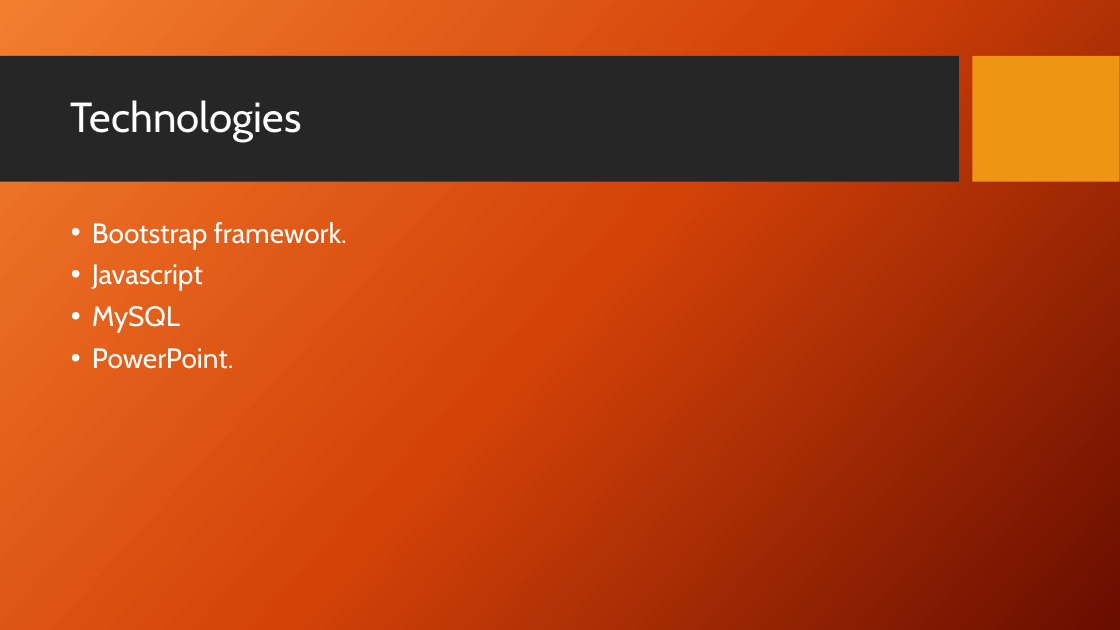
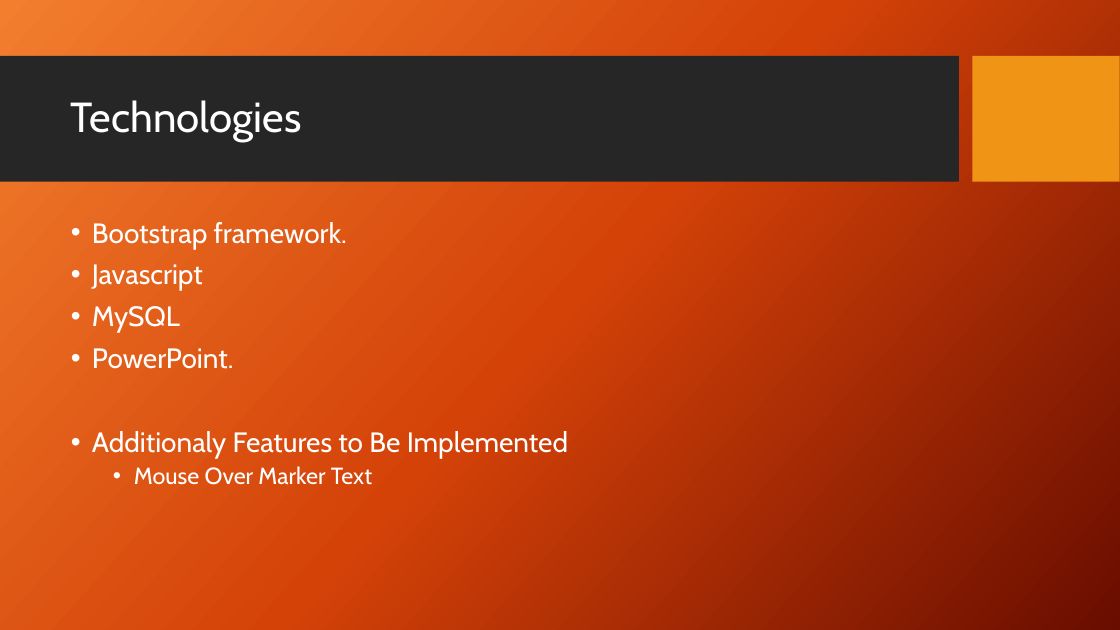
Before and after one commit to Tampa2016/team-4, a slide deck: slide 6 of Powerpoint/Team4Helping.pptx. Drawn at 1120x630 pixels with LibreOffice and Linux fonts; fonts in the diff are those of the drawing; background and template pictures are left out. Boxes give left, top, right and bottom in pixels: in the first picture for what was removed or moved away, otherwise in the second. Text is boxed around its words. In the diff, an @@ line names an element or a change of style, - is before the commit and + after.

```diff
--- a/Powerpoint/Team4Helping.pptx
+++ b/Powerpoint/Team4Helping.pptx
@@ text at bbox=[92, 431, 568, 485]: paragraphs added @@
+• Additionaly Features to Be Implemented
+  • Mouse Over Marker Text
```
Also in this commit, not shown: 2 other slides changed, 1 slide added.
